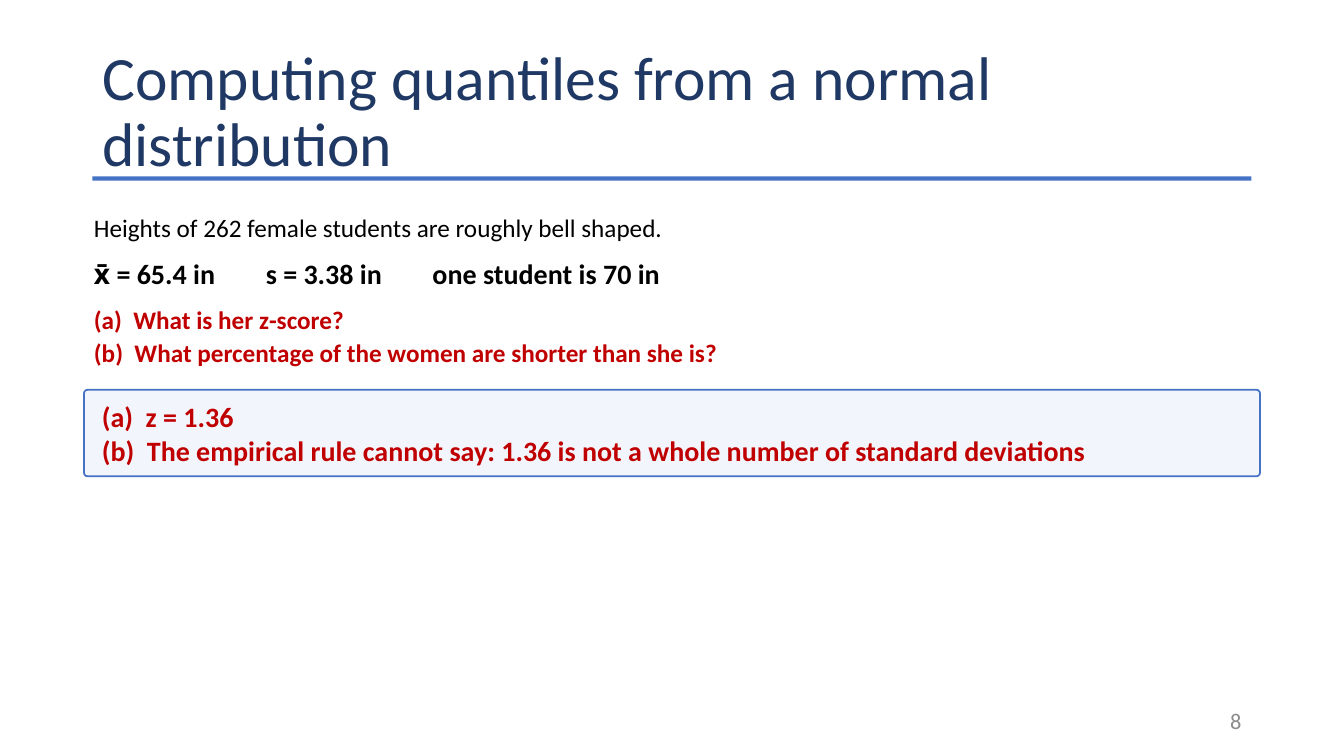
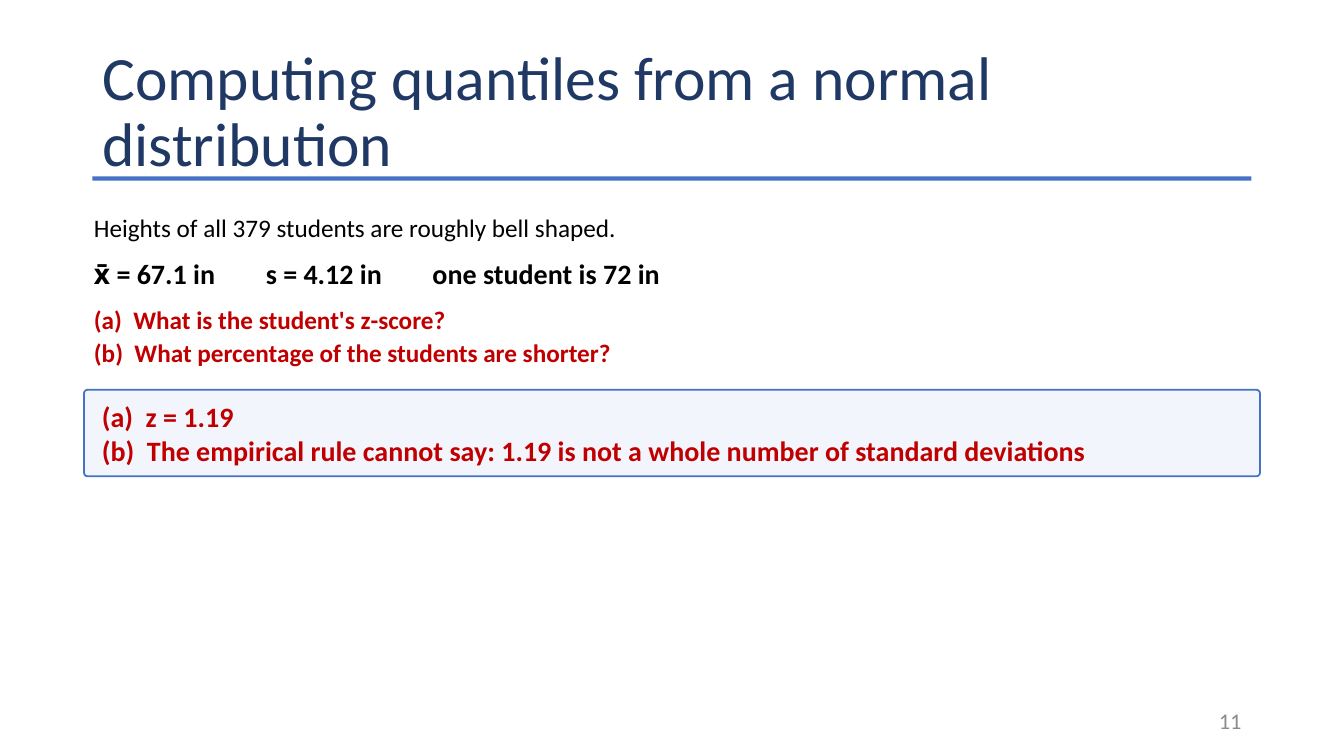
Before and after one commit to Jarred6068/Kvamme_UI_STAT251, a slide deck: slide 11 of docs/lecture_slides/Week 6/Week6_Lecture13_Slides_9_30_2026.pptx (slide 8 before the commit). Drawn at 1344x756 pixels with LibreOffice and Linux fonts; fonts in the diff are those of the drawing. Boxes give left, top, right and bottom in pixels: in the first picture for what was removed or moved away, otherwise in the second. Text is boxed around its words. In the diff, an @@ line names an element or a change of style, - is before the commit and + after.

```diff
--- a/docs/lecture_slides/Week 6/Week6_Lecture13_Slides_9_30_2026.pptx
+++ b/docs/lecture_slides/Week 6/Week6_Lecture13_Slides_9_30_2026.pptx
@@ text at [94, 219, 615, 242]: text changed @@
-Heights of 262 female students are roughly bell shaped.
+Heights of all 379 students are roughly bell shaped.
@@ text at [94, 264, 660, 285]: text changed @@
-x̄ = 65.4 in s = 3.38 in one student is 70 in
+x̄ = 67.1 in s = 4.12 in one student is 72 in
@@ text at [94, 310, 611, 367]: text changed @@
-(a) What is her z-score?
-(b) What percentage of the women are shorter than she is?
+(a) What is the student's z-score?
+(b) What percentage of the students are shorter?
@@ text in rounded rectangle at [102, 406, 1084, 466]: text changed @@
-(a) z = 1.36
-(b) The empirical rule cannot say: 1.36 is not a whole number of standard deviations
+(a) z = 1.19
+(b) The empirical rule cannot say: 1.19 is not a whole number of standard deviations
@@ page number at [1219, 714, 1242, 729]: text changed @@
-8
+11
```
Also in this commit, not shown: 9 other slides changed, 8 slides added, 42 other files.
